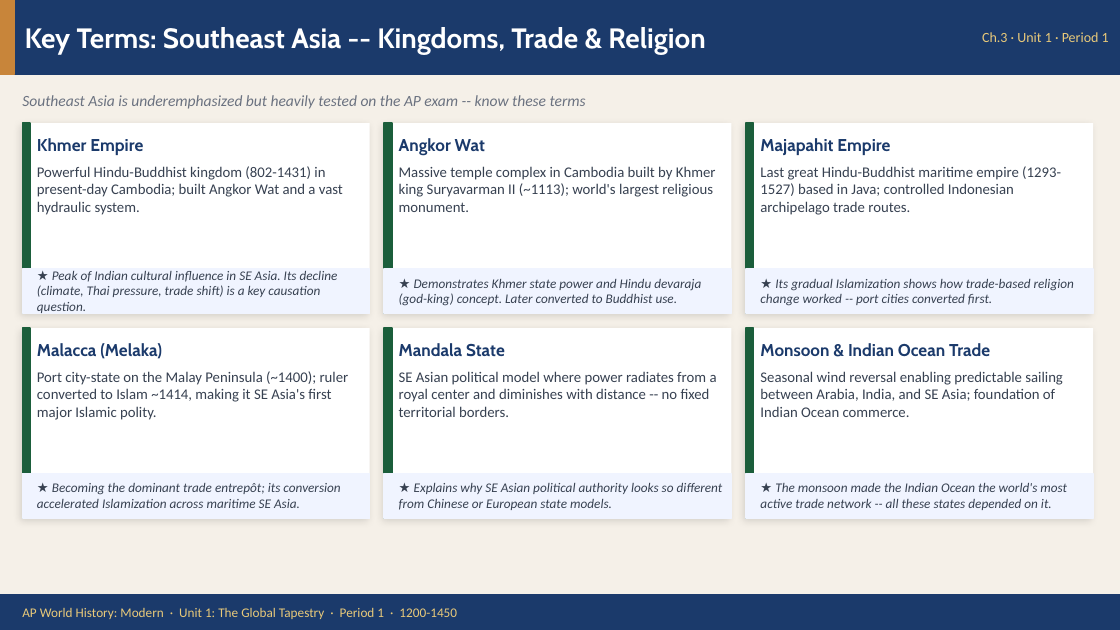
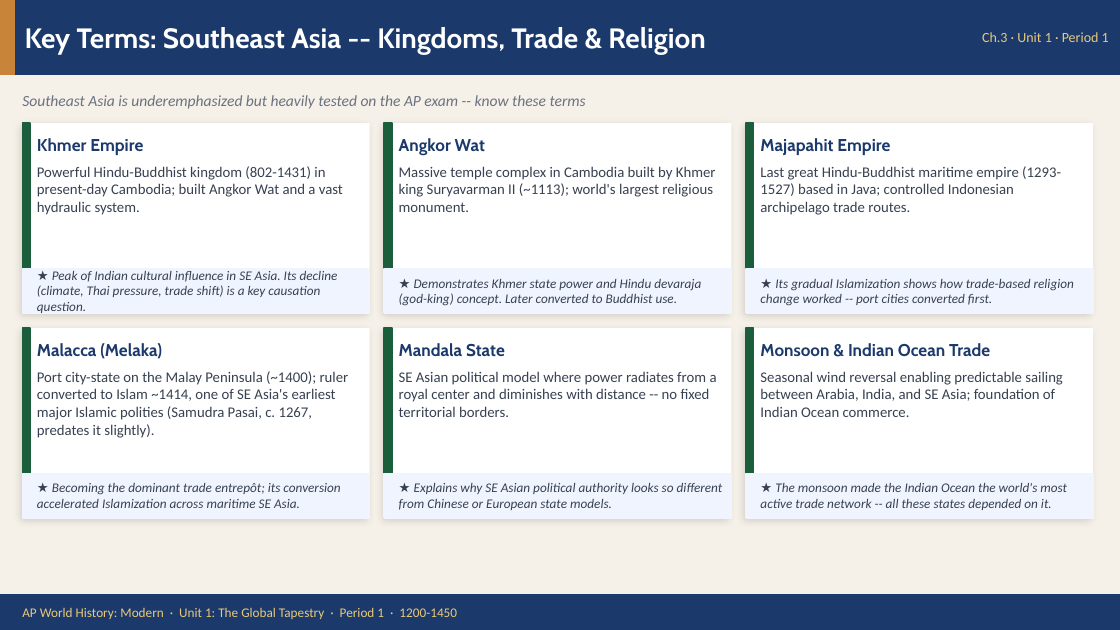
Before and after one commit to coolguydork/amsco-ap-world-history-study-guide-companion, a slide deck: slide 5 of Unit-1-Ch-3/Ch3-South-Southeast-Asia.pptx. Drawn at 1120x630 pixels with LibreOffice and Linux fonts; fonts in the diff are those of the drawing. Boxes give left, top, right and bottom in pixels: in the first picture for what was removed or moved away, otherwise in the second. Text is boxed around its words. In the diff, an @@ line names an element or a change of style, - is before the commit and + after.

```diff
--- a/Unit-1-Ch-3/Ch3-South-Southeast-Asia.pptx
+++ b/Unit-1-Ch-3/Ch3-South-Southeast-Asia.pptx
@@ text at (x1=37, y1=371, x2=349, y2=438): text changed @@
-Port city-state on the Malay Peninsula (~1400); ruler converted to Islam ~1414, making it SE Asia's first major Islamic polity.
+Port city-state on the Malay Peninsula (~1400); ruler converted to Islam ~1414, one of SE Asia's earliest major Islamic polities (Samudra Pasai, c. 1267, predates it slightly).
```
Also in this commit, not shown: 10 other files.
